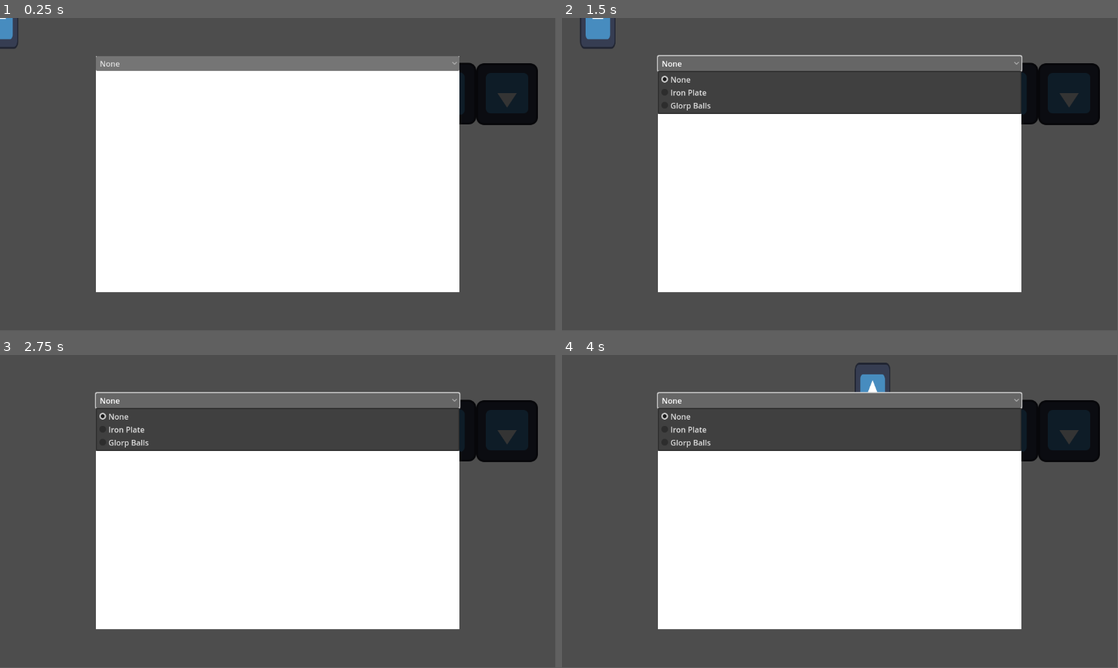
Above: before the commit, frames 1-4 (two rows, left to right).
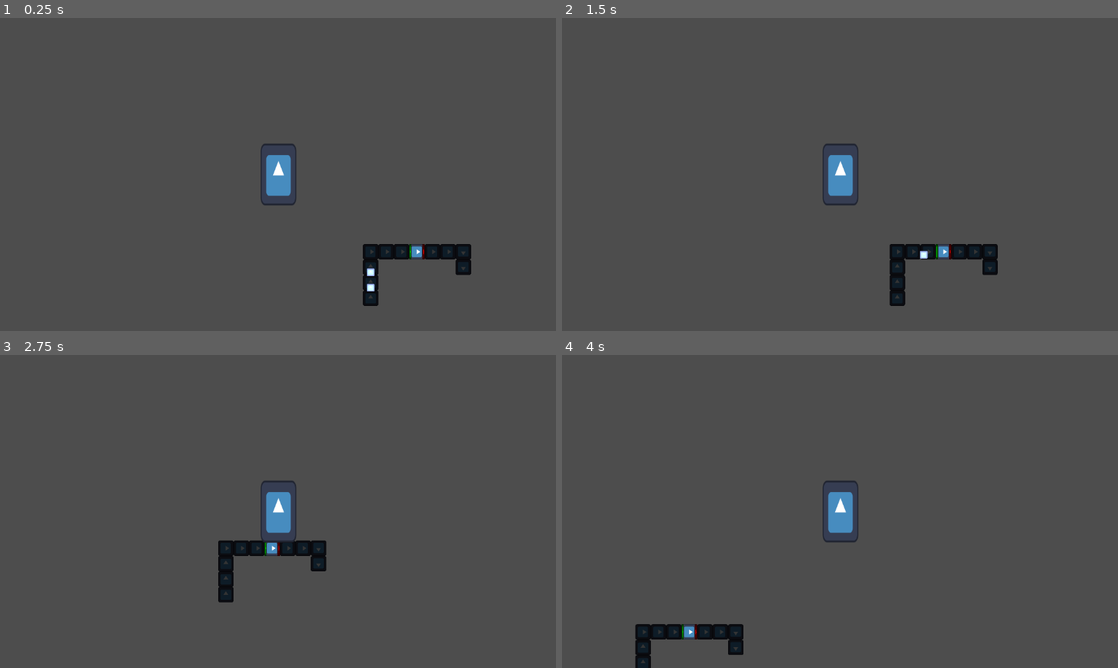
Above: after the commit, the same moments.

Repository: BenjaminWootten/UD-GDDC-space-exploration-jam
Game: Godot game, scene res://world.tscn
Two runs of this game, one before a commit and one after it. Both use one fixed random seed, a clock stepped at 60 frames per second and the inputs below. The engine's default icon, where the game draws it, is replaced by a stand-in: a white triangle on a blue panel in a dark square.
Inputs (mouse positions are in pixels of both pictures, inside the frame that each line leads up to):
- Up to frame 1 (0.25 s): no input
- Up to frame 2 (1.5 s): click (840, 64) at 0.5 s, where only the run before the commit has a clickable "None"; hold D (right) from 1.28 s (still down)
- Up to frame 3 (2.75 s): release D (right) at 2.03 s; hold S (down) from 2.03 s (still down)
- Up to frame 4 (4 s): tap Enter at 2.75 s; release S (down) at 2.78 s; hold D (right) 2.78-3.53 s; hold W (up) from 3.53 s (still down)
The window is 799x449 before the commit and 800x450 after it. Grey fills any space a smaller window leaves; there, only what the larger window draws over its background counts as a difference.

The runs differ from the first frame. In frame 1, 53% of the frame differs, in the area x 0-97%, y 0-92%; in frame 2, 45%; in frame 3, 44%; in frame 4, 45%.

Commit message:
scaled to 32x32

Diff:
--- a/Player.tscn
+++ b/Player.tscn
@@ -19,3 +19,5 @@
 [node name="CollisionShape2D" type="CollisionShape2D" parent="."]
 position = Vector2(0, 28)
 shape = SubResource("CircleShape2D_mdj3d")
+
+[node name="Camera2D" type="Camera2D" parent="."]
--- a/buildings/building resources/input.tscn
+++ b/buildings/building resources/input.tscn
@@ -4,7 +4,7 @@
 [ext_resource type="Script" path="res://buildings/building resources/input.gd" id="1_v1mi5"]
 
 [sub_resource type="RectangleShape2D" id="RectangleShape2D_nlm5x"]
-size = Vector2(124, 16)
+size = Vector2(32, 5)
 
 [node name="Input" type="Area2D"]
 collision_layer = 0
@@ -13,12 +13,11 @@
 
 [node name="Sprite2D" type="Sprite2D" parent="."]
 modulate = Color(0, 1, 0, 1)
-position = Vector2(0, 54.5)
-scale = Vector2(1, 0.148438)
+position = Vector2(4.76837e-07, 14)
+scale = Vector2(0.25, 0.03125)
 texture = ExtResource("1_g8xuy")
 
 [node name="CollisionShape2D" type="CollisionShape2D" parent="."]
-position = Vector2(0, 1)
 shape = SubResource("RectangleShape2D_nlm5x")
 
 [connection signal="body_entered" from="." to="." method="_on_body_entered"]
--- a/buildings/building resources/output.tscn
+++ b/buildings/building resources/output.tscn
@@ -4,20 +4,19 @@
 [ext_resource type="Texture2D" uid="uid://cdxrqhqnd634s" path="res://icon.svg" id="1_uc0x3"]
 
 [sub_resource type="RectangleShape2D" id="RectangleShape2D_nlm5x"]
-size = Vector2(124, 16)
+size = Vector2(32, 5)
 
 [node name="Output" type="Area2D"]
-position = Vector2(0, -30)
 collision_layer = 0
 collision_mask = 2
 script = ExtResource("1_m15lo")
 
 [node name="Sprite2D" type="Sprite2D" parent="."]
 modulate = Color(1, 0, 0, 1)
-position = Vector2(0, -26)
-scale = Vector2(1, 0.125)
+position = Vector2(0, -13.5)
+scale = Vector2(0.25, 0.0390625)
 texture = ExtResource("1_uc0x3")
 
 [node name="CollisionShape2D" type="CollisionShape2D" parent="."]
-position = Vector2(0, -26)
+position = Vector2(0, -13.5)
 shape = SubResource("RectangleShape2D_nlm5x")
--- a/buildings/conveyors/conveyor.gd
+++ b/buildings/conveyors/conveyor.gd
@@ -1,6 +1,6 @@
 extends Area2D
 
-const MOVE_SPEED = Vector2(200, 200)
+@export var MOVE_SPEED = Vector2(200, 200)
 
 var direction = Vector2.ZERO
 var bodies = []
--- a/buildings/conveyors/conveyor.tscn
+++ b/buildings/conveyors/conveyor.tscn
@@ -4,19 +4,21 @@
 [ext_resource type="Texture2D" uid="uid://cdxrqhqnd634s" path="res://icon.svg" id="1_v1wl3"]
 
 [sub_resource type="RectangleShape2D" id="RectangleShape2D_2c3pg"]
-size = Vector2(28, 154)
+size = Vector2(4, 41)
 
 [node name="Conveyor" type="Area2D"]
 collision_layer = 0
 collision_mask = 6
 script = ExtResource("1_fl3m8")
+MOVE_SPEED = Vector2(100, 100)
 
 [node name="Sprite2D" type="Sprite2D" parent="."]
 modulate = Color(0.203922, 0.203922, 0.203922, 1)
+scale = Vector2(0.25, 0.25)
 texture = ExtResource("1_v1wl3")
 
 [node name="CollisionShape2D" type="CollisionShape2D" parent="."]
-position = Vector2(-1, -2)
+position = Vector2(0, -4.5)
 shape = SubResource("RectangleShape2D_2c3pg")
 
 [connection signal="body_entered" from="." to="." method="_on_body_entered"]
--- a/buildings/crafters/crusher.gd
+++ b/buildings/crafters/crusher.gd
@@ -10,10 +10,12 @@
 var recipes = {
 	none = {input_type = "none", input_num = 0, output_type = "none", output_num = 0, time = 0},
 	iron_plate = {input_type = "iron", input_num = 1, output_type = "iron_plate", output_num = 1, time = 1},
-	glorp_juice = {input_type = "glorp", input_num = 1, output_type = "glorp_balls", output_num = 1, time = 1}
 }
 
 var recipe = recipes["none"]
+
+func _ready():
+	update_recipe("iron_plate")
 
 func update_recipe(newRecipe):
 	recipe = recipes[newRecipe]
--- a/buildings/crafters/crusher.tscn
+++ b/buildings/crafters/crusher.tscn
@@ -7,12 +7,13 @@
 [ext_resource type="PackedScene" uid="uid://danurr23cm2s4" path="res://UI/building_ui.tscn" id="5_cgiwc"]
 
 [sub_resource type="RectangleShape2D" id="RectangleShape2D_vmsgu"]
-size = Vector2(124, 122)
+size = Vector2(32, 32)
 
 [node name="Crusher" type="StaticBody2D"]
 script = ExtResource("1_6k6qk")
 
 [node name="Sprite2D" type="Sprite2D" parent="."]
+scale = Vector2(0.25, 0.25)
 texture = ExtResource("1_rmbki")
 
 [node name="CollisionShape2D" type="CollisionShape2D" parent="."]
@@ -28,5 +29,6 @@
 [node name="CanvasLayer" type="CanvasLayer" parent="."]
 
 [node name="building_ui" parent="CanvasLayer" instance=ExtResource("5_cgiwc")]
+visible = false
 
 [connection signal="timeout" from="Timer" to="." method="_on_timer_timeout"]
--- a/items/iron.tscn
+++ b/items/iron.tscn
@@ -11,10 +11,11 @@
 script = ExtResource("1_io217")
 metadata/item_type = "iron"
 
+[node name="Sprite2D" type="Sprite2D" parent="."]
+modulate = Color(3, 3, 3, 1)
+position = Vector2(2.38419e-07, 2.38419e-07)
+scale = Vector2(0.125, 0.125)
+texture = ExtResource("1_fpqe7")
+
 [node name="CollisionShape2D" type="CollisionShape2D" parent="."]
 shape = ExtResource("1_fd48i")
-
-[node name="Sprite2D" type="Sprite2D" parent="."]
-modulate = Color(3, 3, 3, 1)
-scale = Vector2(0.453125, 0.453125)
-texture = ExtResource("1_fpqe7")
--- a/items/iron_plate.tscn
+++ b/items/iron_plate.tscn
@@ -11,11 +11,10 @@
 script = ExtResource("1_jfmu3")
 metadata/item_type = "iron_plate"
 
+[node name="Sprite2D" type="Sprite2D" parent="."]
+modulate = Color(3, 3, 3, 1)
+scale = Vector2(0.125, 0.046875)
+texture = ExtResource("1_blh8d")
+
 [node name="CollisionShape2D" type="CollisionShape2D" parent="."]
 shape = ExtResource("1_xi6dh")
-
-[node name="Sprite2D" type="Sprite2D" parent="."]
-modulate = Color(3, 3, 3, 1)
-position = Vector2(0, -1)
-scale = Vector2(0.453125, 0.140625)
-texture = ExtResource("1_blh8d")
--- a/items/item_hitbox.tres
+++ b/items/item_hitbox.tres
@@ -1,4 +1,4 @@
 [gd_resource type="RectangleShape2D" format=3 uid="uid://ufpogfkxk8kh"]
 
 [resource]
-size = Vector2(56, 54)
+size = Vector2(16, 16)
--- a/project.godot
+++ b/project.godot
@@ -14,6 +14,10 @@
 run/main_scene="res://world.tscn"
 config/features=PackedStringArray("4.2", "Forward Plus")
 config/icon="res://icon.svg"
+
+[display]
+
+window/stretch/mode="viewport"
 
 [input]
 
--- a/world.tscn
+++ b/world.tscn
@@ -7,42 +7,57 @@
 
 [node name="World" type="Node2D"]
 
-[node name="machines" type="Node2D" parent="."]
-
-[node name="Crusher" parent="machines" instance=ExtResource("4_ssxuj")]
-position = Vector2(797, 156)
-rotation = 1.5708
-
 [node name="conveyors" type="Node2D" parent="."]
 
 [node name="Conveyor" parent="conveyors" instance=ExtResource("2_3vhja")]
-position = Vector2(542, 412)
+position = Vector2(192, 192)
 
 [node name="Conveyor2" parent="conveyors" instance=ExtResource("2_3vhja")]
-position = Vector2(542, 286)
+position = Vector2(192, 224)
 
 [node name="Conveyor3" parent="conveyors" instance=ExtResource("2_3vhja")]
-position = Vector2(542, 159)
-rotation = 1.5708
+position = Vector2(192, 256)
 
 [node name="Conveyor4" parent="conveyors" instance=ExtResource("2_3vhja")]
-position = Vector2(668, 159)
+position = Vector2(192, 160)
 rotation = 1.5708
 
 [node name="Conveyor5" parent="conveyors" instance=ExtResource("2_3vhja")]
-position = Vector2(924, 157)
+position = Vector2(224, 160)
 rotation = 1.5708
 
 [node name="Conveyor6" parent="conveyors" instance=ExtResource("2_3vhja")]
-position = Vector2(1052, 158)
+position = Vector2(256, 160)
+rotation = 1.5708
+
+[node name="Conveyor7" parent="conveyors" instance=ExtResource("2_3vhja")]
+position = Vector2(320, 160)
+rotation = 1.5708
+
+[node name="Conveyor8" parent="conveyors" instance=ExtResource("2_3vhja")]
+position = Vector2(352, 160)
+rotation = 1.5708
+
+[node name="Conveyor9" parent="conveyors" instance=ExtResource("2_3vhja")]
+position = Vector2(384, 160)
+rotation = 3.14159
+
+[node name="Conveyor10" parent="conveyors" instance=ExtResource("2_3vhja")]
+position = Vector2(384, 192)
 rotation = 3.14159
 
 [node name="items" type="Node2D" parent="."]
 
 [node name="iron" parent="items" instance=ExtResource("3_weype")]
-position = Vector2(546, 373)
+position = Vector2(192, 256)
 
 [node name="iron2" parent="items" instance=ExtResource("3_weype")]
-position = Vector2(549, 445)
+position = Vector2(192, 224)
+
+[node name="machines" type="Node2D" parent="."]
+
+[node name="Crusher" parent="machines" instance=ExtResource("4_ssxuj")]
+position = Vector2(288, 160)
+rotation = 1.5708
 
 [node name="Player" parent="." instance=ExtResource("1_85nff")]
